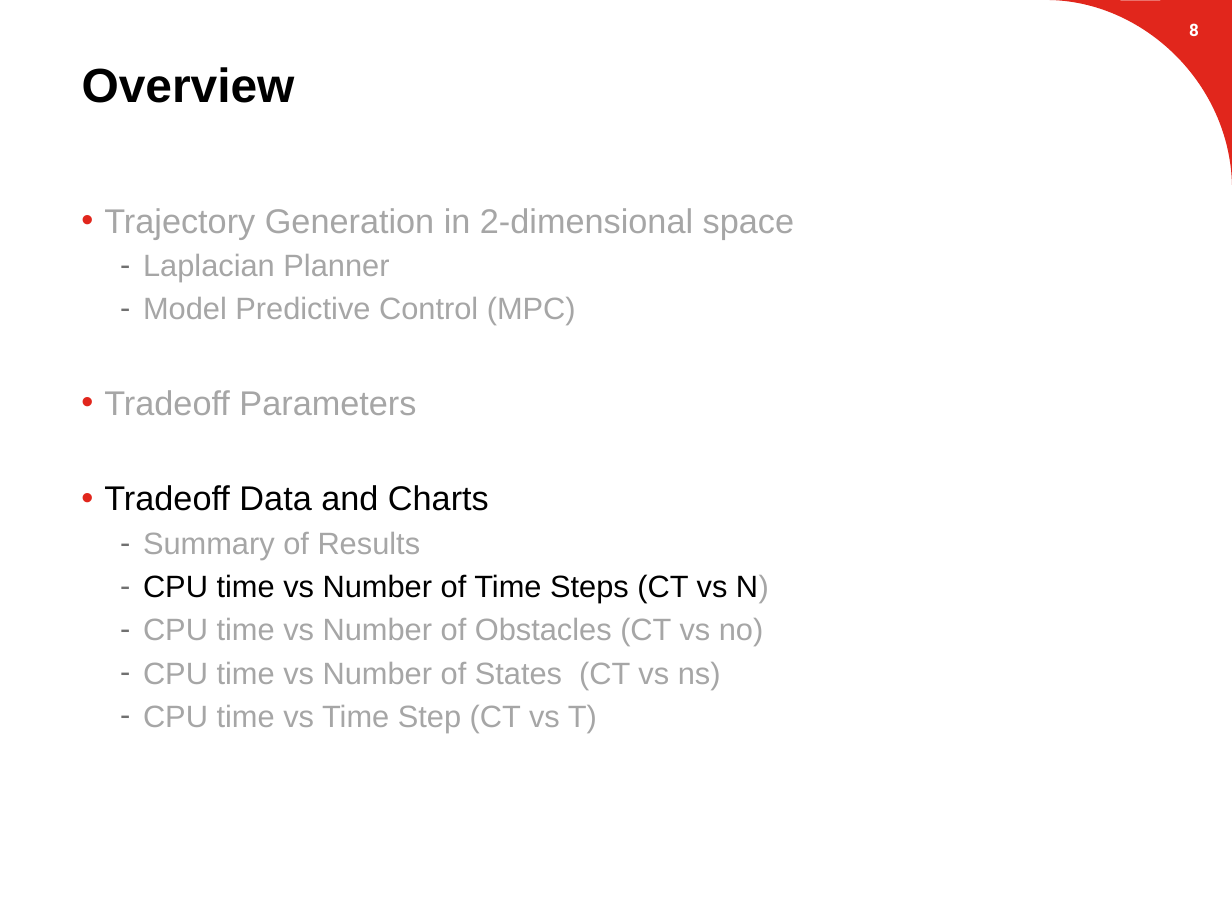
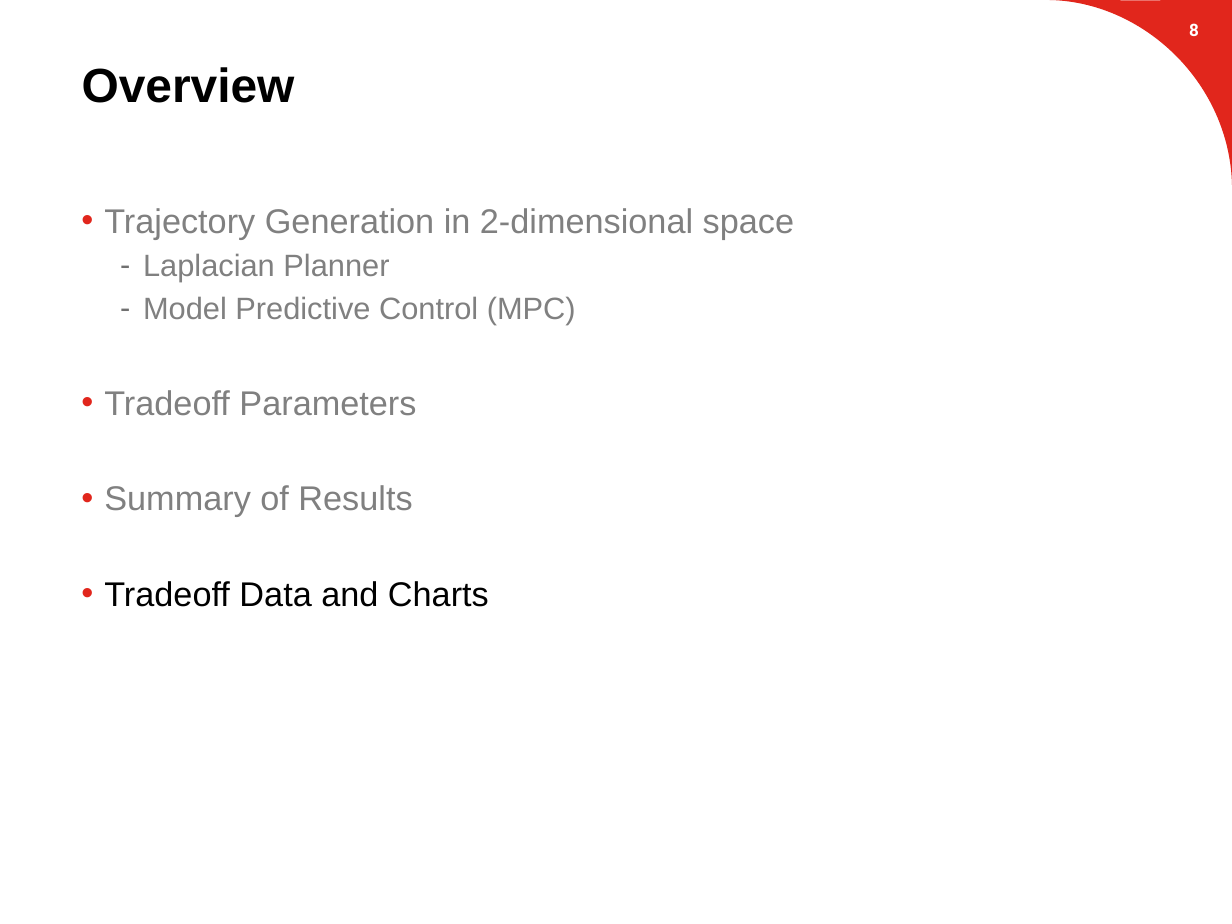
Before and after one commit to suvoganguli/GIG-MPC-Laplacian, a slide deck: slide 9 of 2D Results (mid-term short).pptx. Drawn at 1232x924 pixels with LibreOffice and Linux fonts; fonts in the diff are those of the drawing; background and template pictures are left out. Boxes give left, top, right and bottom in pixels: in the first picture for what was removed or moved away, otherwise in the second. Text is boxed around its words. In the diff, an @@ line names an element or a change of style, - is before the commit and + after.

```diff
--- a/2D Results (mid-term short).pptx
+++ b/2D Results (mid-term short).pptx
@@ text at bbox=[104, 208, 794, 415]: text colour #A6A6A6 to #808080 in "Trajectory Generation in 2-dimensional space", "Laplacian Planner", "Model Predictive Control (MPC)", "Tradeoff Parameters" @@
@@ text at bbox=[104, 485, 412, 517]: paragraph added @@
+• Summary of Results
@@ text at bbox=[143, 532, 769, 732]: paragraphs removed @@
-  – Summary of Results
-  – CPU time vs Number of Time Steps (CT vs N)
-  – CPU time vs Number of Obstacles (CT vs no)
-  – CPU time vs Number of States (CT vs ns)
-  – CPU time vs Time Step (CT vs T)
```
Also in this commit, not shown: 9 other slides changed, 4 slides added.
